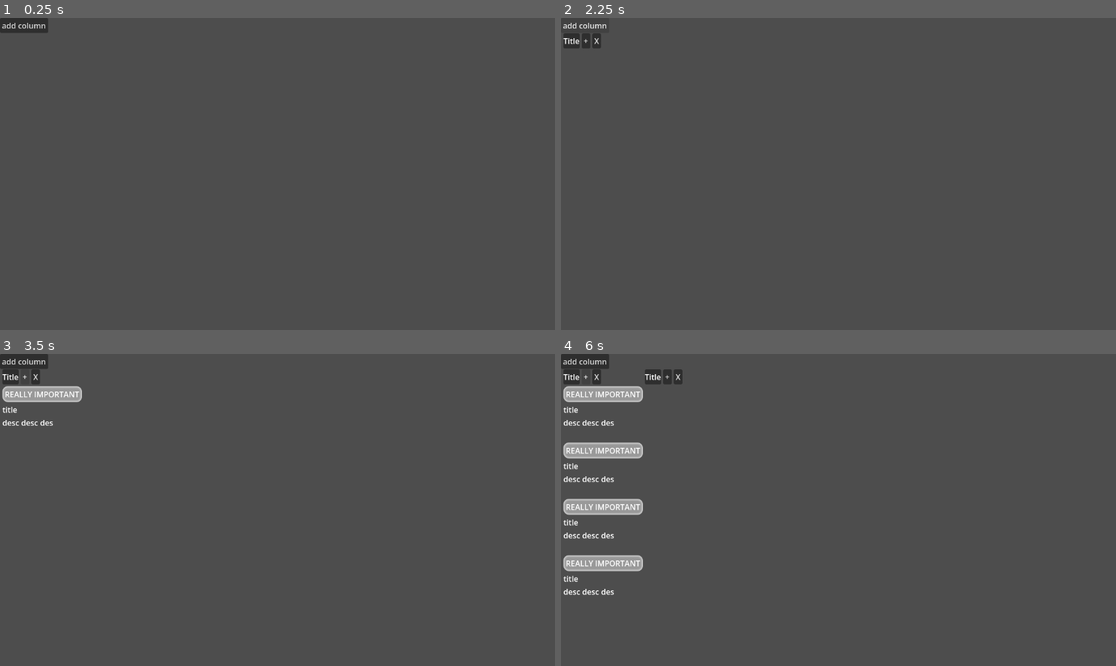
Above: before the commit, frames 1-4 (two rows, left to right).
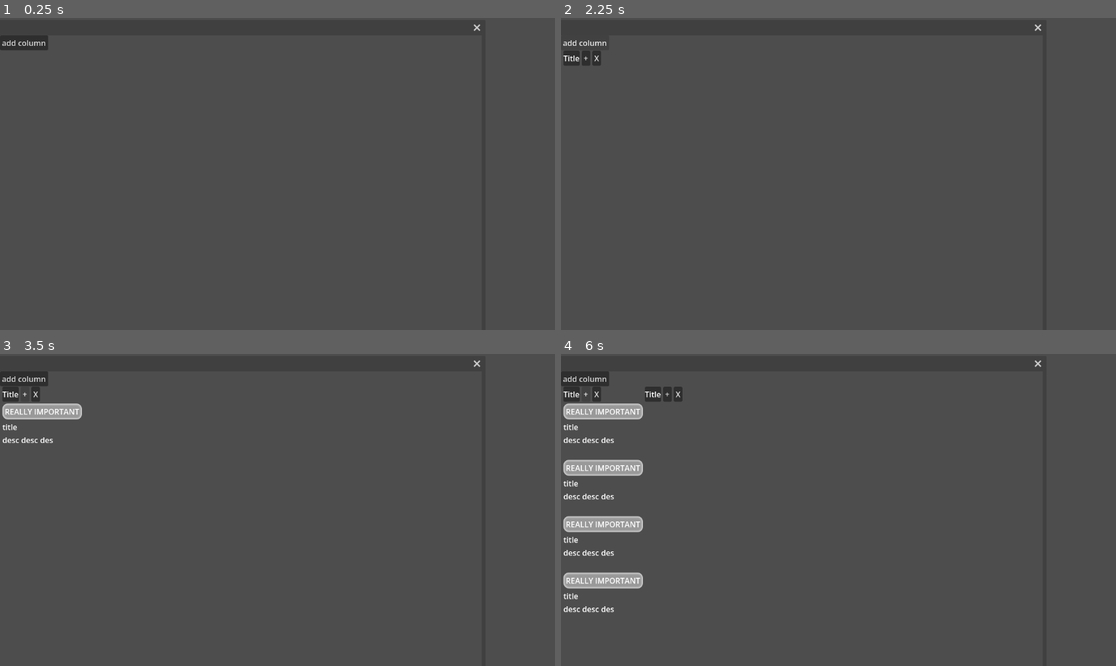
Above: after the commit, the same moments.

Repository: NoobUsesGitHub/Godot_Board
Game: Godot game, scene res://Scene/window.tscn
Two runs of this game, one before a commit and one after it. Both use one fixed random seed, a clock stepped at 60 frames per second and the inputs below. Before the commit the project starts from res://Scene/Main.tscn.
Inputs:
- Up to frame 1 (0.25 s): no input
- Up to frame 2 (2.25 s): click "add column" at 0.5 s; click "X" at 1.25 s; click "add column" at 2 s
- Up to frame 3 (3.5 s): click "+" at 2.75 s
- Up to frame 4 (6 s): click "+" at 3.5 s; click "add column" at 4.25 s; click "+" at 5 s; tap Enter at 5.75 s

The runs differ from the first frame. In frame 1, 0.5% of the frame differs, in the area x 0-87%, y 0-11%; in frame 2, 0.4%; in frame 3, 2.0%; in frame 4, 7.5%, in the area x 0-87%, y 0-83%.

Commit message:
progress

Diff:
--- /dev/null
+++ b/Scene/creator_window.gd
@@ -0,0 +1,38 @@
+extends Control
+
+@export var type=1
+var titleForObject:String
+var textForObject:String
+# Called when the node enters the scene tree for the first time.
+func _ready() -> void:
+	if type==1:
+		$"Panel/Task Desc".hide()
+		$Panel/Title.text="New Column"
+	else:
+		$"Panel/Task Desc".show()
+		$Panel/Title.text="New Card"
+		$"Panel/Task Desc".text="Card Description"
+
+
+func _on_line_edit_text_submitted(new_text: String) -> void:
+	titleForObject=new_text
+
+
+func _on_submit_pressed() -> void:
+	titleForObject=$Panel/LineEdit.text
+	if type!=1:
+		textForObject=$"Panel/Task Desc/TextEdit".text
+		createCard()
+	createColumn()
+
+func createCard():
+
+	close()
+
+func createColumn():
+
+	close()
+
+func close():
+	hide()
+	queue_free()
--- /dev/null
+++ b/Scene/creator_window.tscn
@@ -0,0 +1,83 @@
+[gd_scene format=3 uid="uid://dd34x0vda3jhk"]
+
+[ext_resource type="Script" uid="uid://d2ayw5grtq5la" path="res://Scene/creator_window.gd" id="1_naw03"]
+
+[node name="CreatorWindow" type="Control" unique_id=650055378]
+layout_mode = 3
+anchors_preset = 0
+offset_right = 448.0
+offset_bottom = 320.0
+script = ExtResource("1_naw03")
+
+[node name="Panel" type="Panel" parent="." unique_id=417217787]
+layout_mode = 0
+offset_right = 448.0
+offset_bottom = 280.0
+
+[node name="MarginContainer" type="MarginContainer" parent="Panel" unique_id=1951841827]
+layout_mode = 0
+offset_left = 328.0
+offset_top = 72.0
+offset_right = 440.0
+offset_bottom = 160.0
+
+[node name="Cancel" type="Button" parent="Panel" unique_id=1540196268]
+layout_mode = 0
+offset_left = 320.0
+offset_top = 248.0
+offset_right = 383.0
+offset_bottom = 279.0
+text = "Cancel"
+
+[node name="submit" type="Button" parent="Panel" unique_id=1340208890]
+layout_mode = 0
+offset_left = 384.0
+offset_top = 248.0
+offset_right = 447.0
+offset_bottom = 279.0
+text = "Submit"
+
+[node name="Close" type="Button" parent="Panel" unique_id=614657645]
+layout_mode = 0
+offset_left = 428.0
+offset_right = 446.0
+offset_bottom = 31.0
+text = "X"
+
+[node name="Title" type="Label" parent="Panel" unique_id=632133454]
+layout_mode = 0
+offset_right = 40.0
+offset_bottom = 23.0
+text = "Title"
+
+[node name="Task Desc" type="Label" parent="Panel" unique_id=512607381]
+layout_mode = 0
+offset_left = 38.0
+offset_top = 136.0
+offset_right = 149.0
+offset_bottom = 159.0
+text = "Task Desc"
+
+[node name="TextEdit" type="TextEdit" parent="Panel/Task Desc" unique_id=43576455]
+layout_mode = 0
+offset_top = 23.0
+offset_right = 298.0
+offset_bottom = 96.0
+
+[node name="LineEdit" type="LineEdit" parent="Panel" unique_id=142836483]
+layout_mode = 0
+offset_left = 31.0
+offset_top = 80.0
+offset_right = 311.0
+offset_bottom = 120.0
+
+[node name="XName" type="Label" parent="Panel" unique_id=201078507]
+layout_mode = 0
+offset_left = 33.0
+offset_top = 56.0
+offset_right = 144.0
+offset_bottom = 79.0
+text = "Column Name"
+
+[connection signal="pressed" from="Panel/submit" to="." method="_on_submit_pressed"]
+[connection signal="text_submitted" from="Panel/LineEdit" to="." method="_on_line_edit_text_submitted"]
--- /dev/null
+++ b/Scene/window.tscn
@@ -0,0 +1,10 @@
+[gd_scene format=3 uid="uid://b7jd0c1vfmm6t"]
+
+[ext_resource type="PackedScene" uid="uid://dgcfh45vce5wd" path="res://Scene/Main.tscn" id="1_mvsta"]
+
+[node name="Window" type="Window" unique_id=1531523724]
+oversampling_override = 1.0
+position = Vector2i(0, 36)
+size = Vector2i(1000, 1000)
+
+[node name="Main" parent="." unique_id=2126412627 instance=ExtResource("1_mvsta")]
--- a/project.godot
+++ b/project.godot
@@ -11,9 +11,15 @@
 [application]
 
 config/name="TaskFloat"
-run/main_scene="uid://dgcfh45vce5wd"
+run/main_scene="uid://b7jd0c1vfmm6t"
 config/features=PackedStringArray("4.6", "Forward Plus")
 config/icon="res://icon.svg"
+
+[display]
+
+window/size/transparent=true
+window/subwindows/embed_subwindows=false
+window/per_pixel_transparency/allowed=true
 
 [physics]
 
Not shown, added: Scene/creator_window.gd.uid
